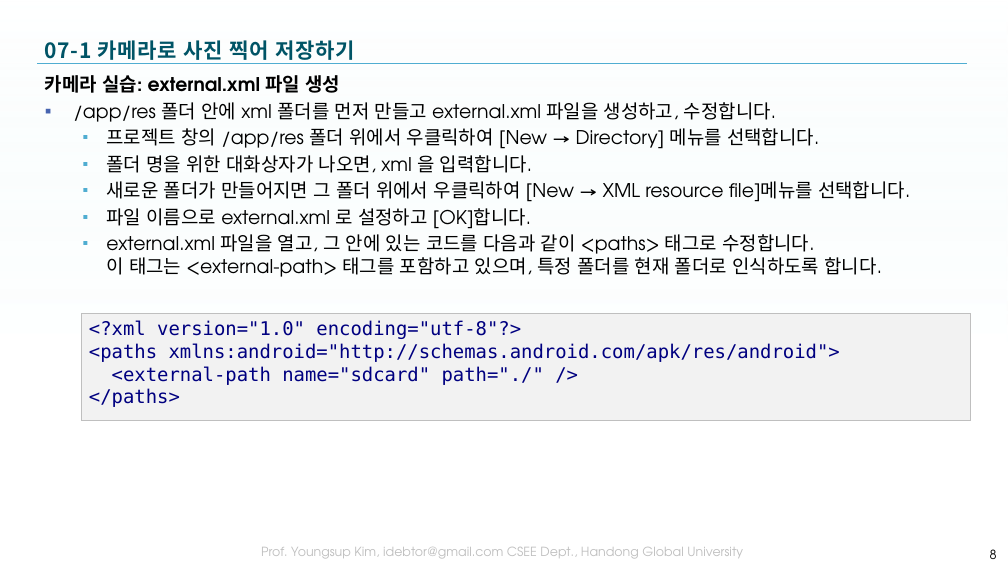
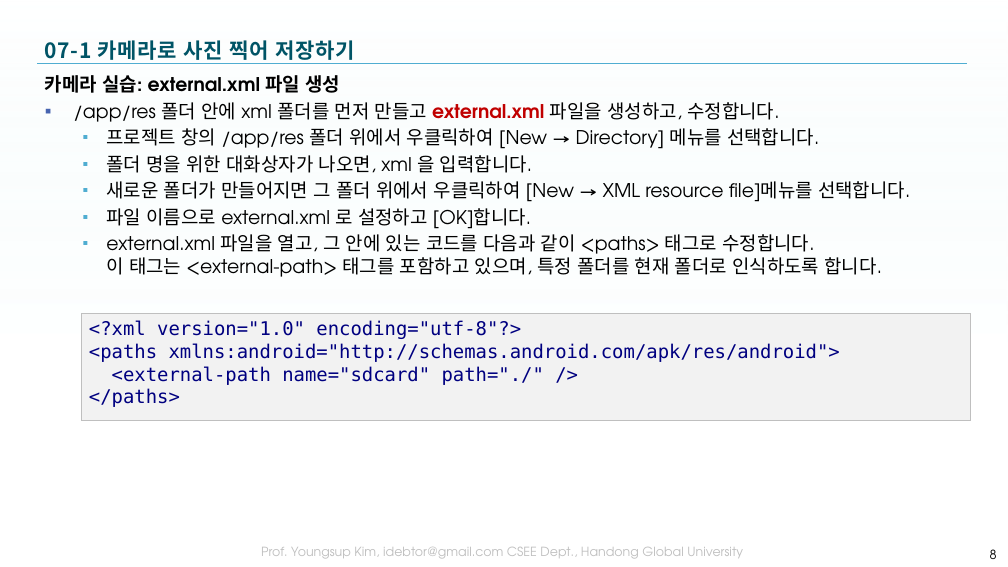
Before and after one commit to tae7841/HuStarAS, a slide deck: slide 8 of ppts/07Mulitmedia.pptx. Drawn at 1008x567 pixels with LibreOffice and Linux fonts; fonts in the diff are those of the drawing; background and template pictures are left out. Boxes give left, top, right and bottom in pixels: in the first picture for what was removed or moved away, otherwise in the second. Text is boxed around its words. In the diff, an @@ line names an element or a change of style, - is before the commit and + after.

```diff
--- a/ppts/07Mulitmedia.pptx
+++ b/ppts/07Mulitmedia.pptx
@@ text at [73,102,779,122]: text colour #000000 to #C00000, bold on in "external.xml" @@
```
Also in this commit, not shown: 6 other slides changed, 5 other files.
